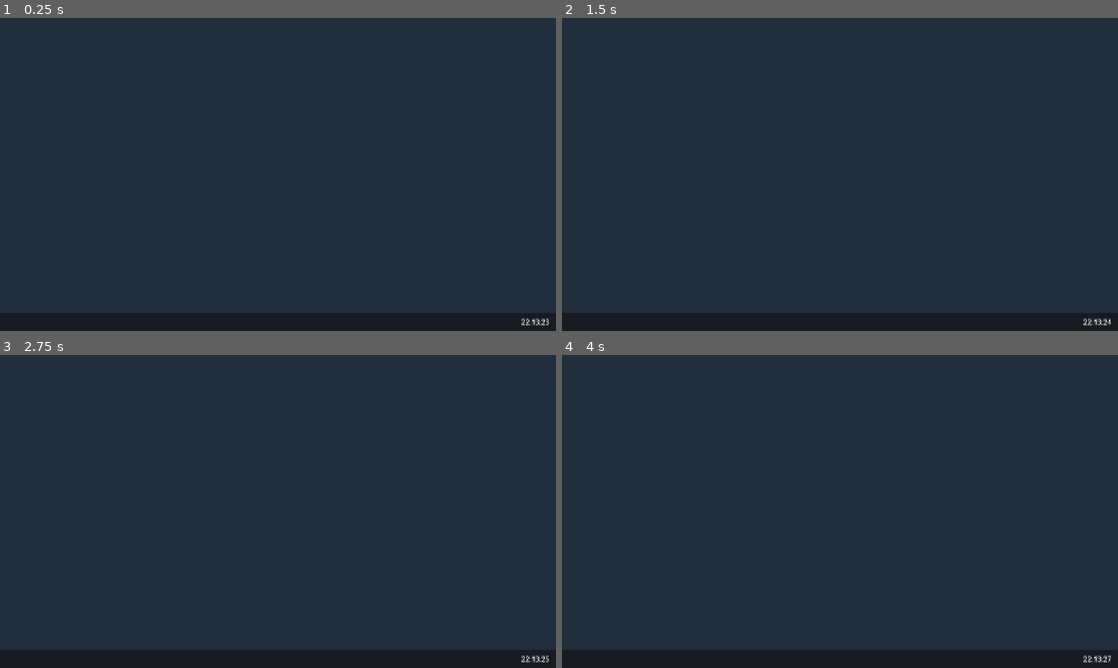
Above: before the commit, frames 1-4 (two rows, left to right).
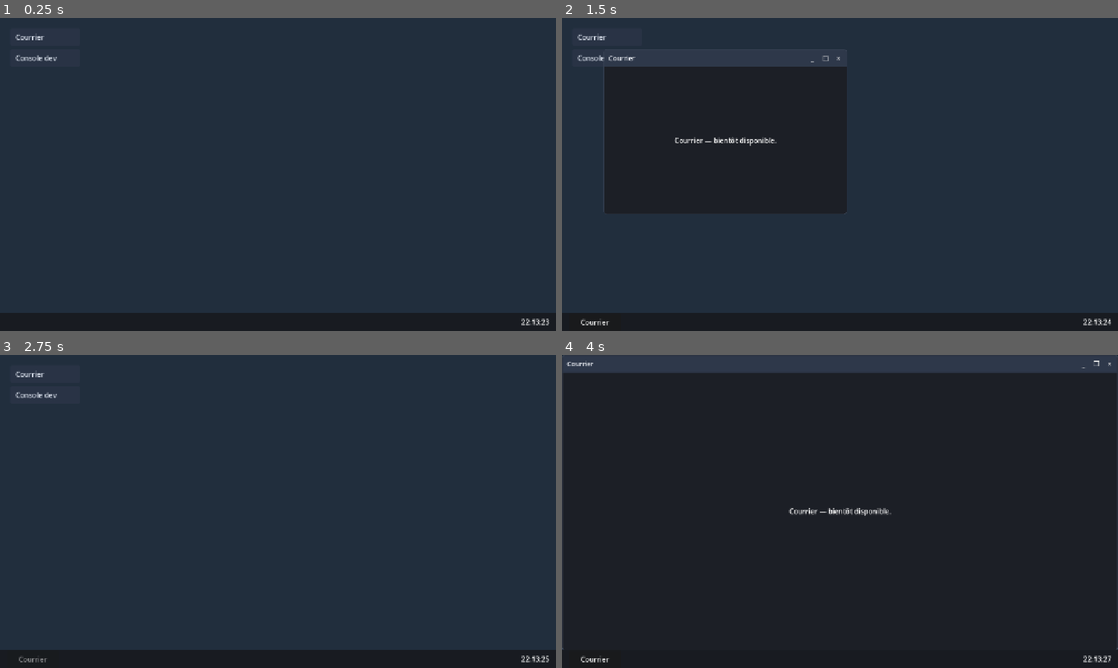
Above: after the commit, the same moments.

Repository: Drawmynd/studraw-desktop
Game: Godot game, scene res://controllers/desktop/desktop_controller.tscn
The game is run twice, just before and just after one commit, with the same random seed, the same clock (stepped at 60 frames per second) and the same inputs.
Inputs (mouse positions are in pixels of both pictures, inside the frame that each line leads up to):
- Up to frame 1 (0.25 s): no input
- Up to frame 2 (1.5 s): click (606, 36) at 0.5 s, where only the run after the commit has a clickable "Courrier"; click (606, 58) at 1.25 s, where only the run after the commit has a clickable "Console dev"
- Up to frame 3 (2.75 s): click (250, 395) at 2 s, where only the run after the commit has a clickable "_"
- Up to frame 4 (4 s): click (595, 658) at 2.75 s, where only the run after the commit has a clickable "Courrier"; click (823, 395) at 3.5 s, where only the run after the commit has a clickable "□"

The runs differ from the first frame. In frame 1, 0.2% of the frame differs, in the area x 2-11%, y 4-14%; in frame 2, 0.4%, in the area x 2-51%, y 4-99%; in frame 3, 0.2%; in frame 4, 0.4%.

Commit message:
feat: add desktop window system, palette and app buttons

Diff:
--- /dev/null
+++ b/components/window/window_component.gd
@@ -0,0 +1,255 @@
+class_name WindowComponent
+extends Control
+
+signal closed(window: WindowComponent)
+signal minimize_toggled(window: WindowComponent, minimized: bool)
+
+const CORNER_RADIUS := 6
+const RESIZE_DIRECTIONS := {
+	"ResizeLeft": Vector2i(-1, 0),
+	"ResizeRight": Vector2i(1, 0),
+	"ResizeTop": Vector2i(0, -1),
+	"ResizeBottom": Vector2i(0, 1),
+	"ResizeTopLeft": Vector2i(-1, -1),
+	"ResizeTopRight": Vector2i(1, -1),
+	"ResizeBottomLeft": Vector2i(-1, 1),
+	"ResizeBottomRight": Vector2i(1, 1),
+}
+
+@export var window_title: String = "Fenêtre"
+@export var initial_size: Vector2 = Vector2(560, 380)
+@export var minimum_window_size: Vector2 = Vector2(320, 200)
+@export var taskbar_height: float = 40.0
+@export var cascade_offset: float = 24.0
+
+@onready var panel: PanelContainer = %Panel
+@onready var title_bar: PanelContainer = %TitleBar
+@onready var title_label: Label = %TitleLabel
+@onready var minimize_button: Button = %MinimizeButton
+@onready var maximize_button: Button = %MaximizeButton
+@onready var close_button: Button = %CloseButton
+@onready var content_host: MarginContainer = %ContentHost
+@onready var resize_handles: Control = %ResizeHandles
+
+var is_minimized: bool = false
+var is_maximized: bool = false
+
+var _title_style: StyleBoxFlat
+var _restore_rect: Rect2
+var _dragging: bool = false
+var _drag_offset: Vector2
+var _resizing: bool = false
+var _resize_direction: Vector2i
+var _resize_start_rect: Rect2
+var _resize_start_mouse: Vector2
+
+
+func _ready() -> void:
+	custom_minimum_size = minimum_window_size
+	size = initial_size
+	title_label.text = window_title
+	_build_styles()
+	set_focused(false)
+	minimize_button.pressed.connect(_on_minimize_pressed)
+	maximize_button.pressed.connect(_on_maximize_pressed)
+	close_button.pressed.connect(_on_close_pressed)
+	title_bar.gui_input.connect(_on_title_bar_gui_input)
+	for handle in resize_handles.get_children():
+		handle.gui_input.connect(_on_resize_handle_gui_input.bind(handle))
+	get_viewport().size_changed.connect(_on_viewport_size_changed)
+	_clamp_position()
+
+
+func setup(title: String, content: Control) -> void:
+	window_title = title
+	title_label.text = title
+	if content != null:
+		content_host.add_child(content)
+
+
+func focus() -> void:
+	set_focused(true)
+	move_to_front()
+
+
+func set_focused(value: bool) -> void:
+	_title_style.bg_color = Palette.TITLE_BACKGROUND_ACTIVE if value else Palette.TITLE_BACKGROUND_INACTIVE
+	title_label.add_theme_color_override(
+		"font_color", Palette.TITLE_TEXT_ACTIVE if value else Palette.TITLE_TEXT_INACTIVE
+	)
+
+
+func toggle_maximize() -> void:
+	if is_maximized:
+		restore_from_maximize()
+	else:
+		maximize()
+
+
+func maximize() -> void:
+	if is_maximized:
+		return
+	_restore_rect = Rect2(global_position, size)
+	is_maximized = true
+	_dragging = false
+	_resizing = false
+	resize_handles.hide()
+	var area := _work_area()
+	global_position = area.position
+	size = area.size
+	maximize_button.text = "❐"
+
+
+func restore_from_maximize() -> void:
+	if not is_maximized:
+		return
+	is_maximized = false
+	size = _restore_rect.size
+	global_position = _restore_rect.position
+	resize_handles.show()
+	maximize_button.text = "□"
+	clamp_into_work_area()
+
+
+func minimize() -> void:
+	if is_minimized:
+		return
+	is_minimized = true
+	_dragging = false
+	_resizing = false
+	hide()
+	minimize_toggled.emit(self, true)
+
+
+func restore() -> void:
+	if not is_minimized:
+		return
+	is_minimized = false
+	show()
+	minimize_toggled.emit(self, false)
+
+
+func clamp_into_work_area() -> void:
+	if is_maximized:
+		return
+	var area := _work_area()
+	size.x = minf(size.x, area.size.x)
+	size.y = minf(size.y, area.size.y)
+	_clamp_position()
+
+
+func _build_styles() -> void:
+	var panel_style := StyleBoxFlat.new()
+	panel_style.bg_color = Palette.WINDOW_BACKGROUND
+	panel_style.border_color = Palette.WINDOW_BORDER
+	panel_style.set_border_width_all(1)
+	panel_style.set_corner_radius_all(CORNER_RADIUS)
+	panel.add_theme_stylebox_override("panel", panel_style)
+	_title_style = StyleBoxFlat.new()
+	_title_style.corner_radius_top_left = CORNER_RADIUS
+	_title_style.corner_radius_top_right = CORNER_RADIUS
+	_title_style.content_margin_left = 10.0
+	_title_style.content_margin_top = 4.0
+	_title_style.content_margin_right = 4.0
+	_title_style.content_margin_bottom = 4.0
+	title_bar.add_theme_stylebox_override("panel", _title_style)
+
+
+func _work_area() -> Rect2:
+	var viewport_size := get_viewport().get_visible_rect().size
+	var height := maxf(viewport_size.y - taskbar_height, minimum_window_size.y)
+	return Rect2(Vector2.ZERO, Vector2(viewport_size.x, height))
+
+
+func _clamp_position() -> void:
+	var area := _work_area()
+	var max_position := area.position + area.size - size
+	position.x = clampf(position.x, area.position.x, maxf(area.position.x, max_position.x))
+	position.y = clampf(position.y, area.position.y, maxf(area.position.y, max_position.y))
+
+
+func _input(event: InputEvent) -> void:
+	if event is InputEventMouseButton and event.button_index == MOUSE_BUTTON_LEFT:
+		if not event.pressed:
+			_dragging = false
+			_resizing = false
+		return
+	if event is InputEventMouseMotion:
+		var motion := event as InputEventMouseMotion
+		if _dragging:
+			global_position = motion.position - _drag_offset
+			_clamp_position()
+		elif _resizing:
+			_apply_resize(motion.position)
+
+
+func _on_title_bar_gui_input(event: InputEvent) -> void:
+	if not (event is InputEventMouseButton) or event.button_index != MOUSE_BUTTON_LEFT:
+		return
+	if event.double_click:
+		_dragging = false
+		toggle_maximize()
+	elif event.pressed and not is_maximized:
+		_dragging = true
+		_drag_offset = event.global_position - global_position
+
+
+func _on_resize_handle_gui_input(event: InputEvent, handle: Control) -> void:
+	if is_maximized:
+		return
+	if not (event is InputEventMouseButton) or event.button_index != MOUSE_BUTTON_LEFT:
+		return
+	if not event.pressed:
+		return
+	_resizing = true
+	_resize_direction = RESIZE_DIRECTIONS[handle.name]
+	_resize_start_rect = Rect2(global_position, size)
+	_resize_start_mouse = event.global_position
+
+
+func _apply_resize(mouse_position: Vector2) -> void:
+	var delta := mouse_position - _resize_start_mouse
+	var rect := _resize_start_rect
+	var area := _work_area()
+	if _resize_direction.x < 0:
+		rect.position.x = maxf(_resize_start_rect.position.x + delta.x, area.position.x)
+		rect.size.x = _resize_start_rect.end.x - rect.position.x
+	elif _resize_direction.x > 0:
+		rect.size.x = minf(_resize_start_rect.size.x + delta.x, area.end.x - rect.position.x)
+	if _resize_direction.y < 0:
+		rect.position.y = maxf(_resize_start_rect.position.y + delta.y, area.position.y)
+		rect.size.y = _resize_start_rect.end.y - rect.position.y
+	elif _resize_direction.y > 0:
+		rect.size.y = minf(_resize_start_rect.size.y + delta.y, area.end.y - rect.position.y)
+	if rect.size.x < minimum_window_size.x:
+		if _resize_direction.x < 0:
+			rect.position.x = _resize_start_rect.end.x - minimum_window_size.x
+		rect.size.x = minimum_window_size.x
+	if rect.size.y < minimum_window_size.y:
+		if _resize_direction.y < 0:
+			rect.position.y = _resize_start_rect.end.y - minimum_window_size.y
+		rect.size.y = minimum_window_size.y
+	global_position = rect.position
+	size = rect.size
+
+
+func _on_minimize_pressed() -> void:
+	minimize()
+
+
+func _on_maximize_pressed() -> void:
+	toggle_maximize()
+
+
+func _on_close_pressed() -> void:
+	closed.emit(self)
+	queue_free()
+
+
+func _on_viewport_size_changed() -> void:
+	if is_maximized:
+		var area := _work_area()
+		global_position = area.position
+		size = area.size
+	else:
+		clamp_into_work_area()
--- /dev/null
+++ b/components/window/window_component.tscn
@@ -0,0 +1,154 @@
+[gd_scene load_steps=2 format=3]
+
+[ext_resource type="Script" uid="uid://drfbhu3ckxf1a" path="res://components/window/window_component.gd" id="1_window"]
+
+[node name="WindowComponent" type="Control"]
+layout_mode = 0
+offset_right = 560.0
+offset_bottom = 380.0
+script = ExtResource("1_window")
+
+[node name="Panel" type="PanelContainer" parent="."]
+unique_name_in_owner = true
+layout_mode = 1
+anchors_preset = 15
+anchor_right = 1.0
+anchor_bottom = 1.0
+grow_horizontal = 2
+grow_vertical = 2
+
+[node name="Body" type="VBoxContainer" parent="Panel"]
+layout_mode = 2
+theme_override_constants/separation = 0
+
+[node name="TitleBar" type="PanelContainer" parent="Panel/Body"]
+unique_name_in_owner = true
+layout_mode = 2
+custom_minimum_size = Vector2(0, 34)
+
+[node name="TitleRow" type="HBoxContainer" parent="Panel/Body/TitleBar"]
+layout_mode = 2
+mouse_filter = 2
+theme_override_constants/separation = 2
+
+[node name="TitleLabel" type="Label" parent="Panel/Body/TitleBar/TitleRow"]
+unique_name_in_owner = true
+layout_mode = 2
+size_flags_horizontal = 3
+theme_override_font_sizes/font_size = 15
+text = "Fenêtre"
+vertical_alignment = 1
+clip_text = true
+mouse_filter = 2
+
+[node name="MinimizeButton" type="Button" parent="Panel/Body/TitleBar/TitleRow"]
+unique_name_in_owner = true
+custom_minimum_size = Vector2(28, 24)
+layout_mode = 2
+focus_mode = 0
+flat = true
+text = "_"
+tooltip_text = "Réduire"
+
+[node name="MaximizeButton" type="Button" parent="Panel/Body/TitleBar/TitleRow"]
+unique_name_in_owner = true
+custom_minimum_size = Vector2(28, 24)
+layout_mode = 2
+focus_mode = 0
+flat = true
+text = "□"
+tooltip_text = "Agrandir"
+
+[node name="CloseButton" type="Button" parent="Panel/Body/TitleBar/TitleRow"]
+unique_name_in_owner = true
+custom_minimum_size = Vector2(28, 24)
+layout_mode = 2
+focus_mode = 0
+flat = true
+text = "×"
+tooltip_text = "Fermer"
+
+[node name="ContentHost" type="MarginContainer" parent="Panel/Body"]
+unique_name_in_owner = true
+layout_mode = 2
+size_flags_vertical = 3
+theme_override_constants/margin_left = 12
+theme_override_constants/margin_top = 12
+theme_override_constants/margin_right = 12
+theme_override_constants/margin_bottom = 12
+
+[node name="ResizeHandles" type="Control" parent="."]
+unique_name_in_owner = true
+layout_mode = 1
+anchors_preset = 15
+anchor_right = 1.0
+anchor_bottom = 1.0
+grow_horizontal = 2
+grow_vertical = 2
+mouse_filter = 2
+
+[node name="ResizeLeft" type="Control" parent="ResizeHandles"]
+layout_mode = 1
+anchor_bottom = 1.0
+offset_right = 8.0
+mouse_default_cursor_shape = 10
+
+[node name="ResizeRight" type="Control" parent="ResizeHandles"]
+layout_mode = 1
+anchor_left = 1.0
+anchor_right = 1.0
+anchor_bottom = 1.0
+offset_left = -8.0
+grow_horizontal = 0
+mouse_default_cursor_shape = 10
+
+[node name="ResizeTop" type="Control" parent="ResizeHandles"]
+layout_mode = 1
+anchor_right = 1.0
+offset_bottom = 8.0
+mouse_default_cursor_shape = 9
+
+[node name="ResizeBottom" type="Control" parent="ResizeHandles"]
+layout_mode = 1
+anchor_top = 1.0
+anchor_right = 1.0
+anchor_bottom = 1.0
+offset_top = -8.0
+grow_vertical = 0
+mouse_default_cursor_shape = 9
+
+[node name="ResizeTopLeft" type="Control" parent="ResizeHandles"]
+layout_mode = 1
+offset_right = 12.0
+offset_bottom = 12.0
+mouse_default_cursor_shape = 11
+
+[node name="ResizeTopRight" type="Control" parent="ResizeHandles"]
+layout_mode = 1
+anchor_left = 1.0
+anchor_right = 1.0
+offset_left = -12.0
+offset_bottom = 12.0
+grow_horizontal = 0
+mouse_default_cursor_shape = 12
+
+[node name="ResizeBottomLeft" type="Control" parent="ResizeHandles"]
+layout_mode = 1
+anchor_top = 1.0
+anchor_bottom = 1.0
+offset_right = 12.0
+offset_top = -12.0
+grow_vertical = 0
+mouse_default_cursor_shape = 12
+
+[node name="ResizeBottomRight" type="Control" parent="ResizeHandles"]
+layout_mode = 1
+anchor_left = 1.0
+anchor_top = 1.0
+anchor_right = 1.0
+anchor_bottom = 1.0
+offset_left = -12.0
+offset_top = -12.0
+grow_horizontal = 0
+grow_vertical = 0
+mouse_default_cursor_shape = 11
--- a/controllers/desktop/desktop_controller.gd
+++ b/controllers/desktop/desktop_controller.gd
@@ -1,12 +1,151 @@
 extends Control
 
+const WINDOW_SCENE: PackedScene = preload("res://components/window/window_component.tscn")
+const CASCADE_ORIGIN := Vector2(96, 72)
+const CASCADE_STEPS := 6
+
 @onready var clock_label: Label = %ClockLabel
+@onready var windows_layer: Control = %Windows
+@onready var window_list: HBoxContainer = %WindowList
+@onready var background: ColorRect = %Background
+@onready var taskbar: PanelContainer = %Taskbar
+@onready var mail_button: Button = %MailButton
+@onready var dev_button: Button = %DevButton
+
+var _cascade_index: int = 0
+var _window_buttons: Dictionary = {}
 
 
 func _ready() -> void:
+	_apply_palette()
 	_update_clock()
 	ClockManager.second_tick.connect(_update_clock)
+	mail_button.pressed.connect(_on_app_pressed.bind(mail_button.text))
+	dev_button.pressed.connect(_on_app_pressed.bind(dev_button.text))
+
+
+func _apply_palette() -> void:
+	background.color = Palette.DESKTOP_BACKGROUND
+	var taskbar_style := StyleBoxFlat.new()
+	taskbar_style.bg_color = Palette.TASKBAR_BACKGROUND
+	taskbar_style.content_margin_left = 16.0
+	taskbar_style.content_margin_right = 16.0
+	taskbar.add_theme_stylebox_override("panel", taskbar_style)
+	_style_app_button(mail_button)
+	_style_app_button(dev_button)
+
+
+func _style_app_button(button: Button) -> void:
+	button.add_theme_color_override("font_color", Palette.APP_BUTTON_TEXT)
+	button.add_theme_color_override("font_hover_color", Palette.APP_BUTTON_TEXT)
+	button.add_theme_color_override("font_pressed_color", Palette.APP_BUTTON_TEXT)
+	button.add_theme_color_override("font_focus_color", Palette.APP_BUTTON_TEXT)
+	button.add_theme_stylebox_override(
+		"normal", _make_app_button_style(Palette.APP_BUTTON_BACKGROUND)
+	)
+	button.add_theme_stylebox_override(
+		"hover", _make_app_button_style(Palette.APP_BUTTON_BACKGROUND_HOVER)
+	)
+	button.add_theme_stylebox_override(
+		"pressed", _make_app_button_style(Palette.APP_BUTTON_BACKGROUND_PRESSED)
+	)
+	button.add_theme_stylebox_override(
+		"focus", _make_app_button_style(Palette.APP_BUTTON_BACKGROUND)
+	)
+
+
+func _make_app_button_style(background_color: Color) -> StyleBoxFlat:
+	var style := StyleBoxFlat.new()
+	style.bg_color = background_color
+	style.set_corner_radius_all(4)
+	style.content_margin_left = 12.0
+	style.content_margin_right = 12.0
+	style.content_margin_top = 6.0
+	style.content_margin_bottom = 6.0
+	return style
+
+
+func _on_app_pressed(app_title: String) -> void:
+	open_window(app_title, _make_placeholder_content("%s — bientôt disponible." % app_title))
 
 
 func _update_clock() -> void:
 	clock_label.text = ClockManager.get_time_string()
+
+
+func open_window(title: String, content: Control) -> WindowComponent:
+	var window: WindowComponent = WINDOW_SCENE.instantiate()
+	windows_layer.add_child(window)
+	window.setup(title, content)
+	var step := _cascade_index % CASCADE_STEPS
+	window.position = CASCADE_ORIGIN + Vector2.ONE * (step * window.cascade_offset)
+	_cascade_index += 1
+	window.clamp_into_work_area()
+	window.closed.connect(_on_window_closed)
+	window.minimize_toggled.connect(_on_window_minimize_toggled)
+	_add_window_button(window)
+	_focus_window(window)
+	return window
+
+
+func _add_window_button(window: WindowComponent) -> void:
+	var button := Button.new()
+	button.text = window.window_title
+	button.custom_minimum_size = Vector2(120, 26)
+	button.focus_mode = Control.FOCUS_NONE
+	button.pressed.connect(_on_window_button_pressed.bind(window))
+	window_list.add_child(button)
+	_window_buttons[window] = button
+
+
+func _input(event: InputEvent) -> void:
+	if event is InputEventMouseButton and event.button_index == MOUSE_BUTTON_LEFT and event.pressed:
+		var window := _topmost_window_at(event.position)
+		if window != null:
+			_focus_window(window)
+
+
+func _topmost_window_at(point: Vector2) -> WindowComponent:
+	var topmost: WindowComponent
+	for child in windows_layer.get_children():
+		if child is WindowComponent and child.is_visible_in_tree():
+			if child.get_global_rect().has_point(point):
+				topmost = child
+	return topmost
+
+
+func _focus_window(window: WindowComponent) -> void:
+	for child in windows_layer.get_children():
+		if child is WindowComponent:
+			child.set_focused(child == window)
+	window.focus()
+
+
+func _on_window_button_pressed(window: WindowComponent) -> void:
+	if window.is_minimized:
+		window.restore()
+	_focus_window(window)
+
+
+func _on_window_minimize_toggled(window: WindowComponent, minimized: bool) -> void:
+	var button: Button = _window_buttons.get(window)
+	if button != null:
+		button.modulate.a = Palette.TASKBAR_BUTTON_MINIMIZED_ALPHA if minimized else 1.0
+
+
+func _on_window_closed(window: WindowComponent) -> void:
+	var button: Button = _window_buttons.get(window)
+	if button != null:
+		button.queue_free()
+	_window_buttons.erase(window)
+
+
+func _make_placeholder_content(message: String) -> Control:
+	var label := Label.new()
+	label.text = message
+	label.horizontal_alignment = HORIZONTAL_ALIGNMENT_CENTER
+	label.vertical_alignment = VERTICAL_ALIGNMENT_CENTER
+	label.autowrap_mode = TextServer.AUTOWRAP_WORD_SMART
+	label.size_flags_horizontal = Control.SIZE_EXPAND_FILL
+	label.size_flags_vertical = Control.SIZE_EXPAND_FILL
+	return label
--- a/controllers/desktop/desktop_controller.tscn
+++ b/controllers/desktop/desktop_controller.tscn
@@ -1,11 +1,6 @@
-[gd_scene load_steps=3 format=3]
+[gd_scene load_steps=2 format=3]
 
 [ext_resource type="Script" uid="uid://dqrcq6dnnjyyn" path="res://controllers/desktop/desktop_controller.gd" id="1_desktop"]
-
-[sub_resource type="StyleBoxFlat" id="StyleBoxFlat_taskbar"]
-content_margin_left = 16.0
-content_margin_right = 16.0
-bg_color = Color(0.09, 0.1, 0.12, 0.92)
 
 [node name="DesktopController" type="Control"]
 layout_mode = 3
@@ -17,15 +12,51 @@
 script = ExtResource("1_desktop")
 
 [node name="Background" type="ColorRect" parent="."]
+unique_name_in_owner = true
 layout_mode = 1
 anchors_preset = 15
 anchor_right = 1.0
 anchor_bottom = 1.0
 grow_horizontal = 2
 grow_vertical = 2
-color = Color(0.13, 0.18, 0.24, 1)
+
+[node name="AppButtons" type="VBoxContainer" parent="."]
+unique_name_in_owner = true
+layout_mode = 1
+offset_left = 24.0
+offset_top = 24.0
+offset_right = 184.0
+offset_bottom = 112.0
+theme_override_constants/separation = 8
+
+[node name="MailButton" type="Button" parent="AppButtons"]
+unique_name_in_owner = true
+custom_minimum_size = Vector2(160, 40)
+layout_mode = 2
+focus_mode = 0
+text = "Courrier"
+alignment = 0
+
+[node name="DevButton" type="Button" parent="AppButtons"]
+unique_name_in_owner = true
+custom_minimum_size = Vector2(160, 40)
+layout_mode = 2
+focus_mode = 0
+text = "Console dev"
+alignment = 0
+
+[node name="Windows" type="Control" parent="."]
+unique_name_in_owner = true
+layout_mode = 1
+anchors_preset = 15
+anchor_right = 1.0
+anchor_bottom = 1.0
+grow_horizontal = 2
+grow_vertical = 2
+mouse_filter = 2
 
 [node name="Taskbar" type="PanelContainer" parent="."]
+unique_name_in_owner = true
 layout_mode = 1
 anchors_preset = 12
 anchor_top = 1.0
@@ -34,12 +65,23 @@
 offset_top = -40.0
 grow_horizontal = 2
 grow_vertical = 0
-theme_override_styles/panel = SubResource("StyleBoxFlat_taskbar")
 
-[node name="ClockLabel" type="Label" parent="Taskbar"]
+[node name="TaskbarRow" type="HBoxContainer" parent="Taskbar"]
+layout_mode = 2
+theme_override_constants/separation = 8
+
+[node name="WindowList" type="HBoxContainer" parent="Taskbar/TaskbarRow"]
 unique_name_in_owner = true
 layout_mode = 2
+theme_override_constants/separation = 6
+
+[node name="Spacer" type="Control" parent="Taskbar/TaskbarRow"]
+layout_mode = 2
 size_flags_horizontal = 3
+
+[node name="ClockLabel" type="Label" parent="Taskbar/TaskbarRow"]
+unique_name_in_owner = true
+layout_mode = 2
 theme_override_font_sizes/font_size = 16
 text = "00:00:00"
 horizontal_alignment = 2
--- /dev/null
+++ b/managers/palette.gd
@@ -0,0 +1,15 @@
+extends Node
+
+const DESKTOP_BACKGROUND := Color("#212e3d")
+const TASKBAR_BACKGROUND := Color("#171a1feb")
+const TASKBAR_BUTTON_MINIMIZED_ALPHA := 0.55
+const WINDOW_BACKGROUND := Color("#1c1f26")
+const WINDOW_BORDER := Color("#3d4759")
+const TITLE_BACKGROUND_ACTIVE := Color("#2e384a")
+const TITLE_BACKGROUND_INACTIVE := Color("#1f242e")
+const TITLE_TEXT_ACTIVE := Color("#f2f5fa")
+const TITLE_TEXT_INACTIVE := Color("#99a3b3")
+const APP_BUTTON_BACKGROUND := Color("#293345")
+const APP_BUTTON_BACKGROUND_HOVER := Color("#334054")
+const APP_BUTTON_BACKGROUND_PRESSED := Color("#3d4a61")
+const APP_BUTTON_TEXT := Color("#d9e0eb")
--- a/project.godot
+++ b/project.godot
@@ -18,6 +18,7 @@
 [autoload]
 
 ClockManager="*res://managers/clock_manager.gd"
+Palette="*res://managers/palette.gd"
 
 [display]
 
Not shown, added: components/window/window_component.gd.uid
Not shown, added: managers/palette.gd.uid
Not shown, changed: changes.md
